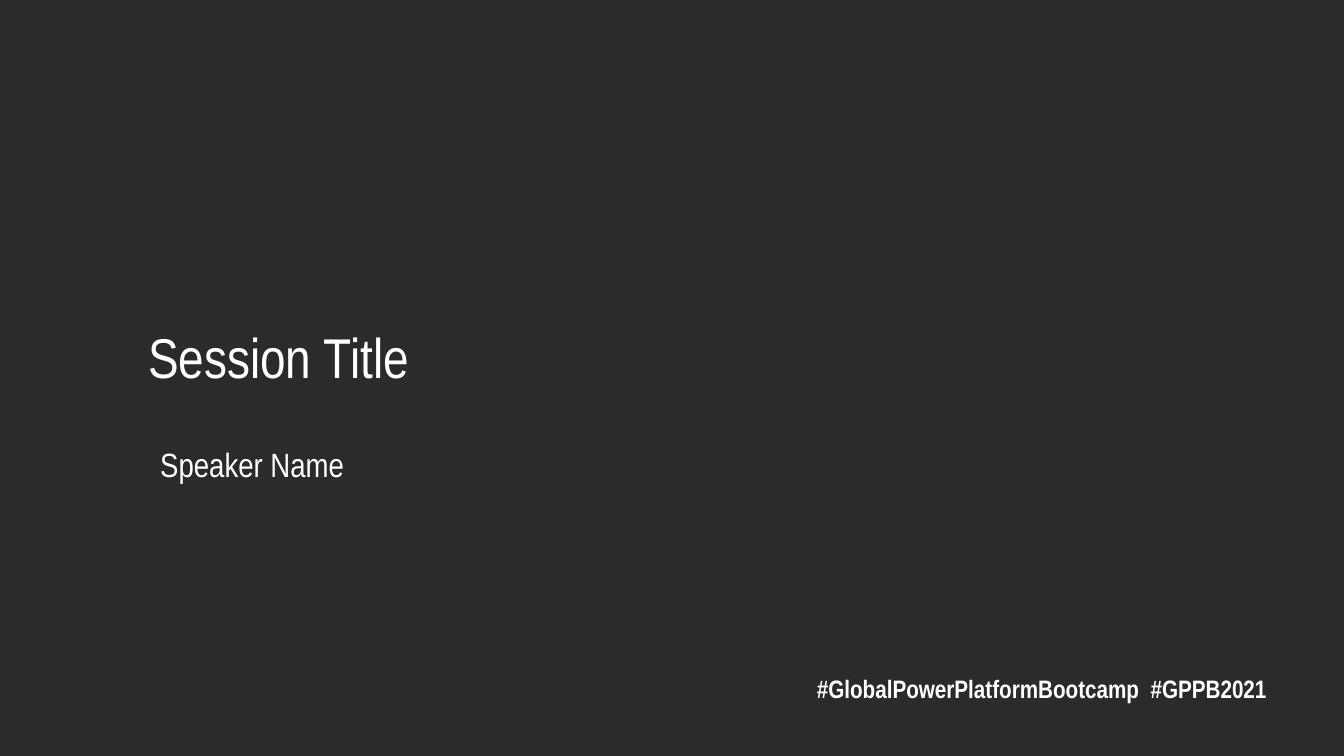
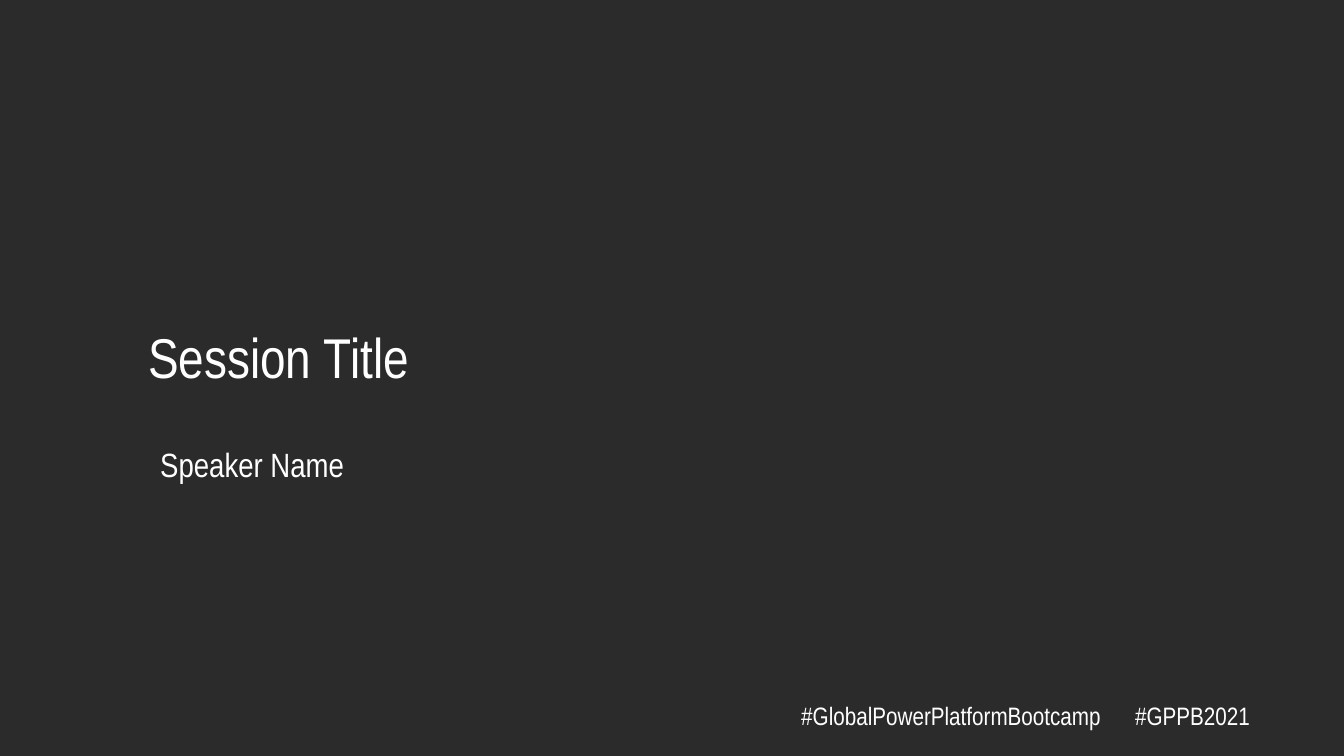
Before and after one commit to Global-Power-Platform-Bootcamp/GPPB2021, a slide deck: slide 11 of Event Materials/Speaker/GPPB2021 Speaker Template.pptx. Drawn at 1344x756 pixels with LibreOffice and Linux fonts; fonts in the diff are those of the drawing; background and template pictures are left out; a plain dark background stands for a picture behind light text. Boxes give left, top, right and bottom in pixels: in the first picture for what was removed or moved away, otherwise in the second. Text is boxed around its words. In the diff, an @@ line names an element or a change of style, - is before the commit and + after.

```diff
--- a/Event Materials/Speaker/GPPB2021 Speaker Template.pptx
+++ b/Event Materials/Speaker/GPPB2021 Speaker Template.pptx
@@ text "#GlobalPowerPlatformBootcamp #GPPB2021": place and size @@
-text "#GlobalPowerPlatformBootcamp #GPPB2021" at <box>817,679,1267,704</box>
+text "#GlobalPowerPlatformBootcamp #GPPB2021" at <box>801,706,1250,731</box>
@@ text "#GlobalPowerPlatformBootcamp #GPPB2021" at <box>801,706,1250,731</box>: bold off @@
```
Also in this commit, not shown: 17 other slides changed, 3 slides added, 3 slides removed.
